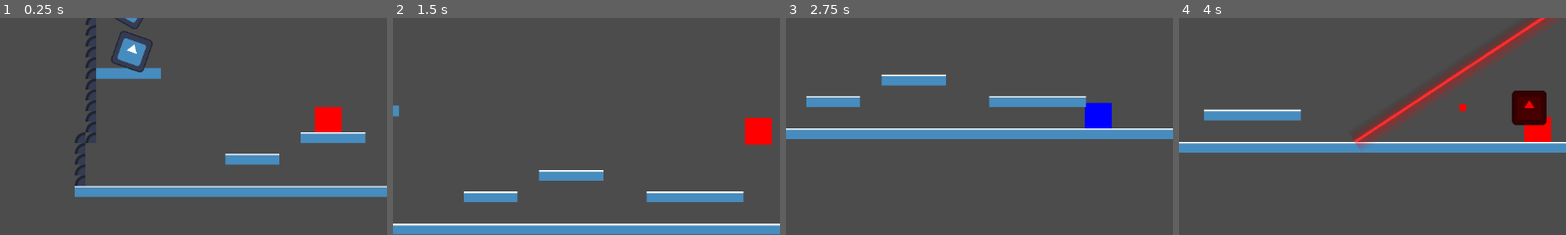
Above: before the commit, frames 1-4 (left to right).
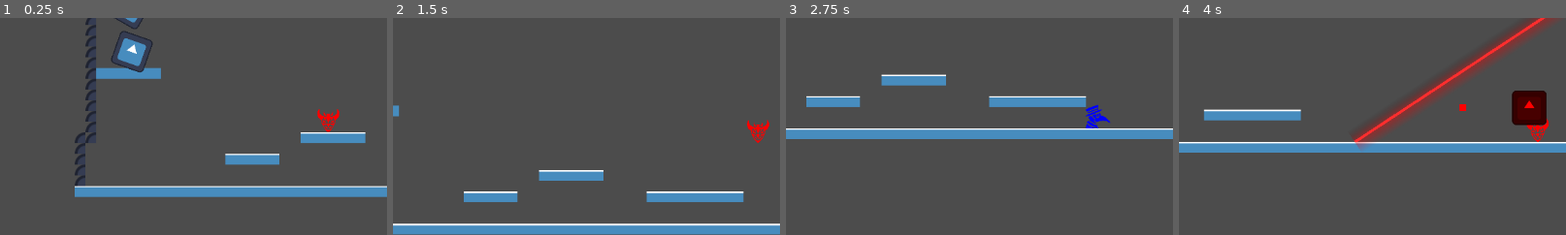
Above: after the commit, the same moments.

Repository: erlint1212/prosjekt-kristiania
Game: Godot game, scene res://levels/level_01.tscn
Two runs of this game, one before a commit and one after it. Both use one fixed random seed, a clock stepped at 60 frames per second and the inputs below. The engine's default icon, where the game draws it, is replaced by a stand-in: a white triangle on a blue panel in a dark square.
Inputs (mouse positions are % of the whole screen's width and height, from its top left):
- Up to frame 1 (0.25 s): no input
- Up to frame 2 (1.5 s): tap Enter at 0.5 s; move the mouse to (72, 45) at 0.52 s; press the mouse at (72, 45) at 0.53 s; hold D (move_right) from 0.53 s (still down); tap Space (jump) at 0.77 s; tap 1 at 0.8, 1.35 s; move the mouse to (30, 55) at 1.27 s; release the mouse at (30, 55) at 1.28 s
- Up to frame 3 (2.75 s): tap Space (jump) at 1.52 s; tap 2 at 1.55, 2.1 s; move the mouse to (60, 28) at 2.02 s; release D (move_right) at 2.03 s; hold A (move_left) from 2.03 s (still down); tap 3 at 2.3 s
- Up to frame 4 (4 s): move the mouse to (45, 70) at 2.77 s; release A (move_left) at 2.78 s; hold D (move_right) from 2.78 s (still down); tap 3 at 2.85 s; tap Space (jump) at 3.02, 3.77 s; click (45, 70) at 3.05 s; move the mouse to (80, 65) at 3.52 s; press the mouse at (80, 65) at 3.53 s; tap 1 at 3.8 s
The pictures show only the part of the screen within x 8-58%, y 27-77%; the shares and areas given below are measured in that part.

The runs differ from the first frame. In frame 1, 0.7% of the frame differs, in the area x 81-89%, y 41-53%; in frame 2, 0.7%, in the area x 90-98%, y 45-59%; in frame 3, 0.7%; in frame 4, 0.5%.

Commit message:
Added assets

Diff:
--- a/characters/player/player.gd
+++ b/characters/player/player.gd
@@ -1,47 +1,51 @@
 extends CharacterBody2D
 
-# --- NEW SIGNALS ---
+# --- SIGNALS ---
 signal health_changed(current_value, max_value)
 signal player_died
 
-# --- COLOR LOGIC (Keep existing) ---
+# --- COLOR & TEXTURE SETTINGS ---
 enum ColorState { RED, GREEN, BLUE }
 var current_color_state: ColorState = ColorState.RED
-@onready var sprite_visual: Node2D = $Sprite2D
 
-# --- NEW HEALTH VARIABLES ---
+@onready var sprite_visual: Sprite2D = $Sprite2D
+
+# NEW: Drag your PNGs here in the Inspector
+@export_category("Mask Visuals")
+@export var red_mask_texture: Texture2D
+@export var green_mask_texture: Texture2D
+@export var blue_mask_texture: Texture2D
+
+# --- STATS ---
+@export_category("Stats")
 @export var max_health: int = 5
 @onready var current_health: int = max_health
 
-# --- PHYSICS VARIABLES (Keep existing) ---
 @export_category("Movement Stats")
 @export var speed: float = 300.0
 @export var jump_velocity: float = -400.0
 @export var fast_fall_multiplier: float = 4.0
+
+@export var mask_size: Vector2 = Vector2(40, 40) # The target size in pixels
+
 var gravity = ProjectSettings.get_setting("physics/2d/default_gravity")
 
 func _ready() -> void:
+	# Initialize HUD
+	health_changed.emit(current_health, max_health)
 	change_color(ColorState.RED)
-	# Initialize HUD immediately
-	health_changed.emit(current_health, max_health)
 
 func _physics_process(delta: float) -> void:
-	# --- UPDATED GRAVITY LOGIC ---
 	if not is_on_floor():
-		# Check if player is holding DOWN
 		if Input.is_action_pressed("move_down"):
-			# Apply massive gravity
 			velocity.y += gravity * fast_fall_multiplier * delta
 		else:
-			# Apply normal gravity
 			velocity.y += gravity * delta
 
-	# 1. JUMP
 	if Input.is_action_just_pressed("jump") and is_on_floor():
 		velocity.y = jump_velocity
-	# 2. LEFT/RIGHT (Mapped to 'A' and 'D' in Input Map)
+
 	var direction = Input.get_axis("move_left", "move_right")
-
 	if direction:
 		velocity.x = direction * speed
 	else:
@@ -50,7 +54,6 @@
 	move_and_slide()
 
 func _unhandled_input(event: InputEvent) -> void:
-	# Check for color change keys (1, 2, 3)
 	if event is InputEventKey and event.pressed:
 		if event.keycode == KEY_1:
 			change_color(ColorState.RED)
@@ -62,25 +65,43 @@
 func change_color(new_state: ColorState) -> void:
 	current_color_state = new_state
 
-	# If you are using PlaceholderTexture or ColorRect, 'modulate' works for both
 	match current_color_state:
 		ColorState.RED:
 			sprite_visual.modulate = Color.RED
+			apply_texture(red_mask_texture)
+
 		ColorState.GREEN:
 			sprite_visual.modulate = Color.GREEN
+			apply_texture(green_mask_texture)
+
 		ColorState.BLUE:
 			sprite_visual.modulate = Color.BLUE
+			apply_texture(blue_mask_texture)
 
-# --- UPDATED DAMAGE LOGIC ---
+func apply_texture(tex: Texture2D) -> void:
+	# 1. Safety Check: If no texture is assigned, don't crash
+	if tex == null:
+		return
+
+	# 2. Assign the texture
+	sprite_visual.texture = tex
+
+	# 3. Calculate the correct scale
+	# Formula: Target Size / Actual Image Size
+	var tex_size = tex.get_size()
+
+	# Option A: Stretch to fit exactly 40x40 (might distort shape)
+	sprite_visual.scale = mask_size / tex_size
+
+	# Option B: Keep Aspect Ratio (Fit INSIDE 40x40 box) - Uncomment if prefered
+	# var scale_factor = min(mask_size.x / tex_size.x, mask_size.y / tex_size.y)
+	# sprite_visual.scale = Vector2(scale_factor, scale_factor)
+
 func take_damage(amount: int) -> void:
 	current_health -= amount
-
-	# Broadcast the update to the HUD
 	health_changed.emit(current_health, max_health)
-
 	print("Player took damage: ", amount, " | Health: ", current_health)
 
-	# Visual feedback (flash white)
 	var tween = create_tween()
 	tween.tween_property(sprite_visual, "modulate", Color.WHITE, 0.1)
 	tween.tween_property(sprite_visual, "modulate", get_current_color_value(), 0.1)
@@ -91,12 +112,8 @@
 func die() -> void:
 	player_died.emit()
 	print("Player Died!")
-
-	# REMOVED: get_tree().reload_current_scene()
-
-	# OPTIONAL: Hide the player so they look "dead" without deleting the script
 	visible = false
-	process_mode = Node.PROCESS_MODE_DISABLED # Stop moving/shooting
+	process_mode = Node.PROCESS_MODE_DISABLED
 
 func get_current_color_value() -> Color:
 	match current_color_state:
--- a/characters/player/player.tscn
+++ b/characters/player/player.tscn
@@ -1,8 +1,11 @@
 [gd_scene format=3 uid="uid://bqywkhfmeox84"]
 
 [ext_resource type="Script" uid="uid://1lkfd8mnlq7j" path="res://characters/player/player.gd" id="1_508ok"]
+[ext_resource type="Texture2D" uid="uid://vx5l6rjc027a" path="res://assets/icons/ffffff/transparent/1x1/delapouite/devil-mask.png" id="2_c6leb"]
 [ext_resource type="Script" uid="uid://clqpibr4aj0df" path="res://characters/player/gun.gd" id="2_xxgcw"]
+[ext_resource type="Texture2D" uid="uid://dp5oalg1ik1p8" path="res://assets/icons/ffffff/transparent/1x1/skoll/gas-mask.png" id="3_dirf7"]
 [ext_resource type="PackedScene" uid="uid://b1cvwebdhvjmu" path="res://projectiles/bullet/bullet.tscn" id="3_exd8k"]
+[ext_resource type="Texture2D" uid="uid://c6cts4g6svjgc" path="res://assets/icons/ffffff/transparent/1x1/delapouite/plague-doctor-profile.png" id="4_idpv6"]
 
 [sub_resource type="RectangleShape2D" id="RectangleShape2D_508ok"]
 size = Vector2(35, 35)
@@ -21,6 +24,9 @@
 
 [node name="Player" type="CharacterBody2D" unique_id=708763606 groups=["Player"]]
 script = ExtResource("1_508ok")
+red_mask_texture = ExtResource("2_c6leb")
+green_mask_texture = ExtResource("3_dirf7")
+blue_mask_texture = ExtResource("4_idpv6")
 
 [node name="CollisionShape2D" type="CollisionShape2D" parent="." unique_id=2140316450]
 shape = SubResource("RectangleShape2D_508ok")
Binary file added: assets/icons/ffffff/transparent/1x1/caro-asercion/prank-glasses.png
Not shown, added: assets/icons/ffffff/transparent/1x1/caro-asercion/prank-glasses.png.import
Binary file added: assets/icons/ffffff/transparent/1x1/darkzaitzev/ninja-head.png
Not shown, added: assets/icons/ffffff/transparent/1x1/darkzaitzev/ninja-head.png.import
Binary file added: assets/icons/ffffff/transparent/1x1/delapouite/bat-mask.png
Not shown, added: assets/icons/ffffff/transparent/1x1/delapouite/bat-mask.png.import
Binary file added: assets/icons/ffffff/transparent/1x1/delapouite/cadillac-helm.png
Not shown, added: assets/icons/ffffff/transparent/1x1/delapouite/cadillac-helm.png.import
Binary file added: assets/icons/ffffff/transparent/1x1/delapouite/calavera.png
Not shown, added: assets/icons/ffffff/transparent/1x1/delapouite/calavera.png.import
Binary file added: assets/icons/ffffff/transparent/1x1/delapouite/carnival-mask.png
Not shown, added: assets/icons/ffffff/transparent/1x1/delapouite/carnival-mask.png.import
(and 84 more such lines)
